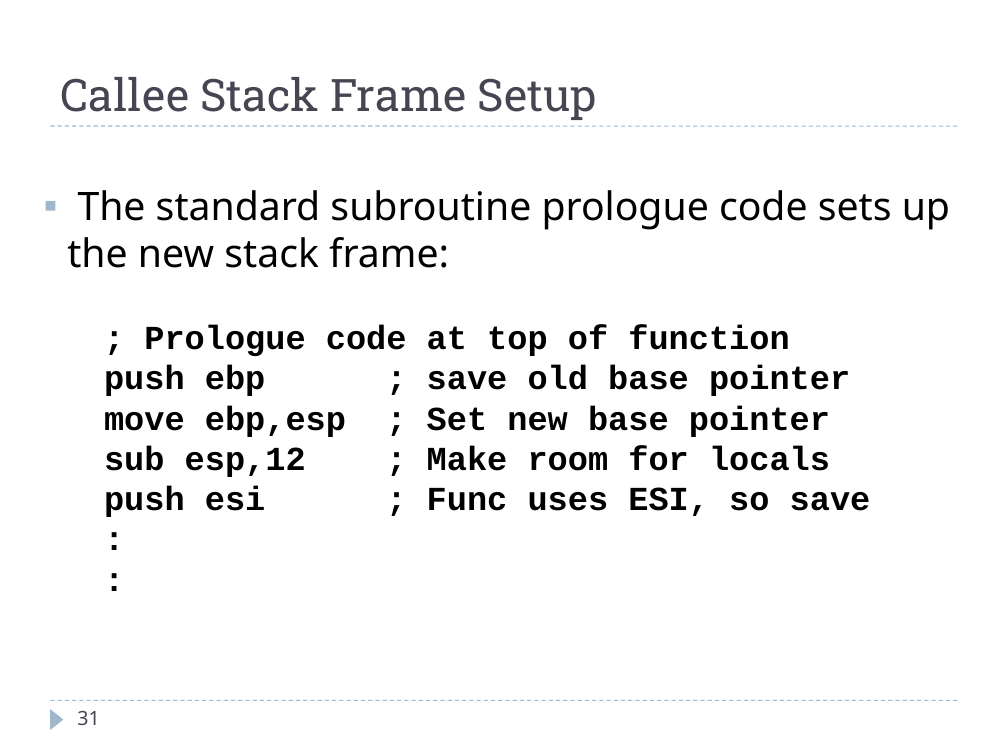
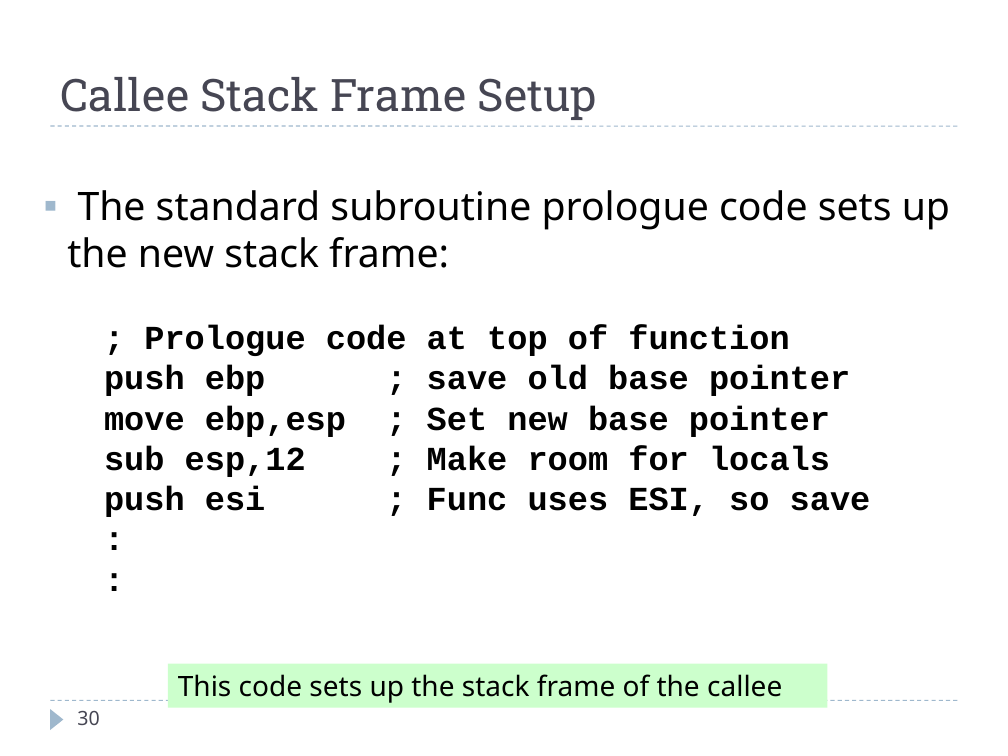
Before and after one commit to harrisonwl/harrisonwl.github.io, a slide deck: slide 30 of assets/courses/malware/spring2017/slides/week02/x86.pptx (slide 31 before the commit). Drawn at 1008x756 pixels with LibreOffice and Linux fonts; fonts in the diff are those of the drawing. Boxes give left, top, right and bottom in pixels: in the first picture for what was removed or moved away, otherwise in the second. Text is boxed around its words. In the diff, an @@ line names an element or a change of style, - is before the commit and + after.

```diff
--- a/assets/courses/malware/spring2017/slides/week02/x86.pptx
+++ b/assets/courses/malware/spring2017/slides/week02/x86.pptx
@@ rectangle added at (168,663,828,708), fill #CCFFCC, 20 pt, text #000000 @@
+This code sets up the stack frame of the callee
@@ page number at (77,711,99,725): text changed @@
-31
+30
```
Also in this commit, not shown: 6 other slides changed, 12 other files.
